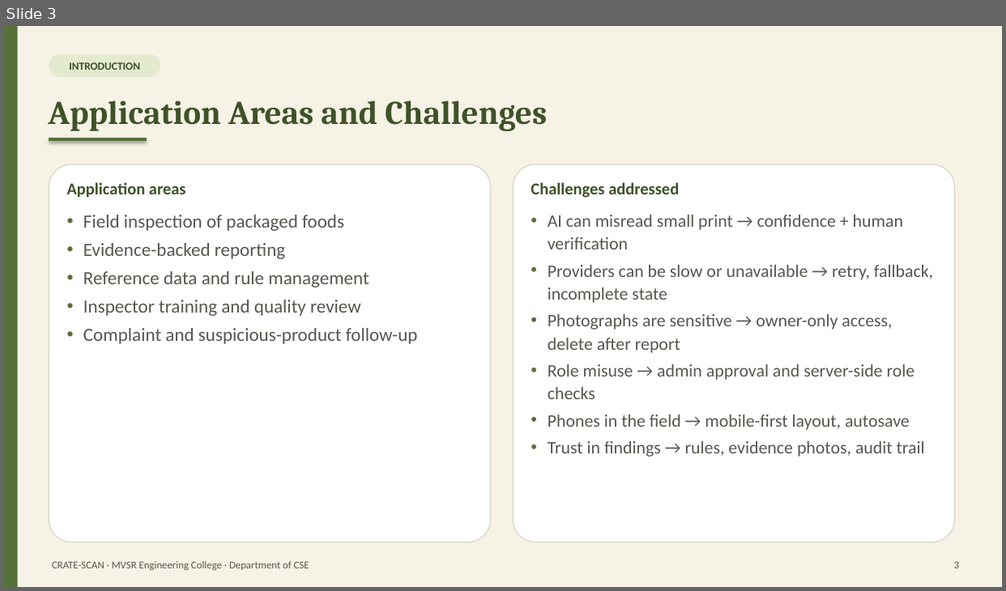
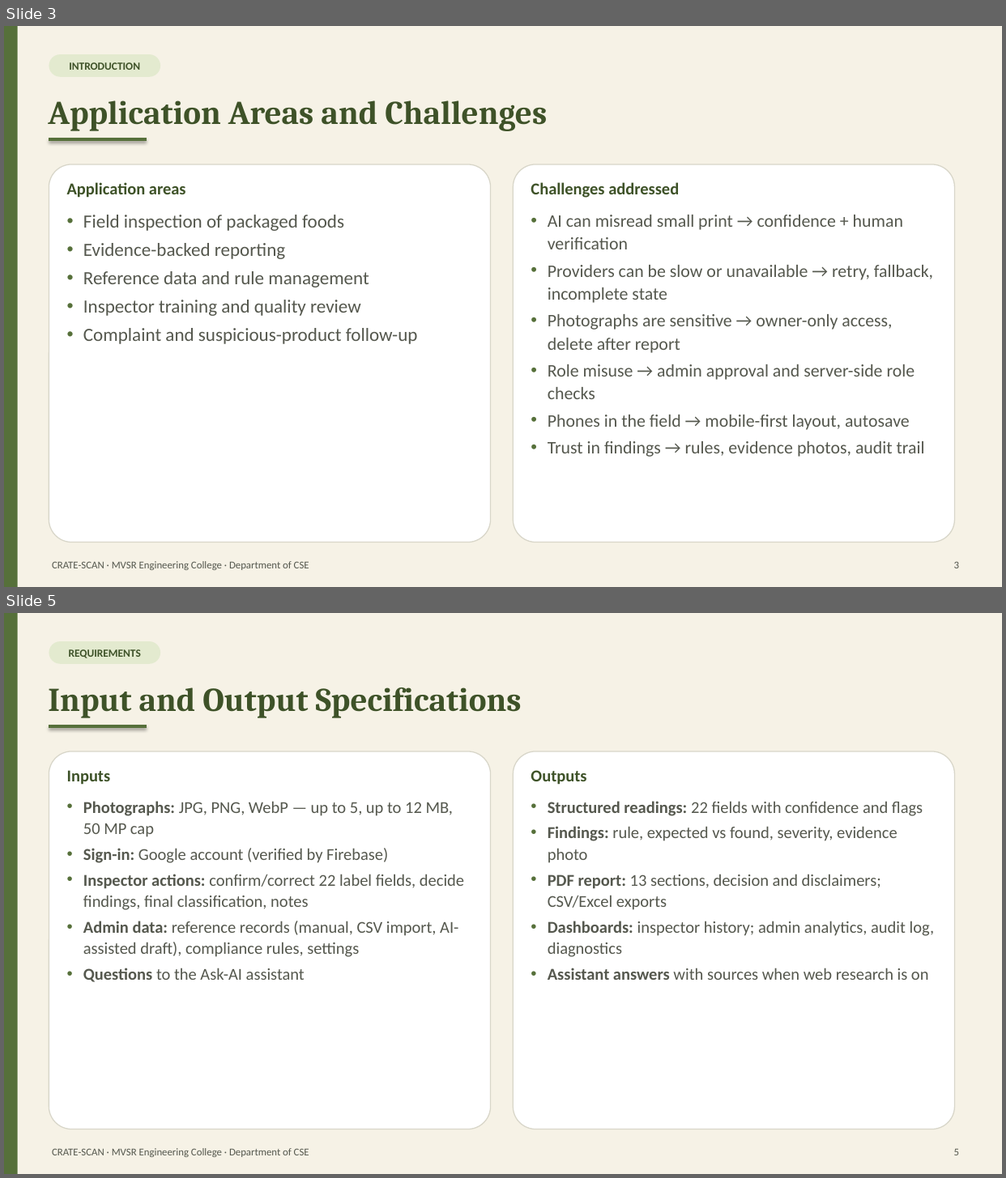
Before and after one commit to DubbakaSathwik/Food_inspection_toolkit, a slide deck: docs/report/CRATE-SCAN_Presentation.pptx. Shown one above the other, each under a label of ours: slide 3 before the commit, slides 3 and 5 after it; the slides between them are not shown. The pictures are 1006x591 and 1006x1178 pixels, drawn with LibreOffice and Linux fonts; fonts in the diff are those of the drawing. Boxes give left, top, right and bottom in pixels: in the first picture for what was removed or moved away, otherwise in the second. Text is boxed around its words. In the diff, an @@ line names an element or a change of style, - is before the commit and + after.

```diff
--- a/docs/report/CRATE-SCAN_Presentation.pptx
+++ b/docs/report/CRATE-SCAN_Presentation.pptx
@@ slide 5 added at box(4, 613, 1002, 1174), background #F6F2E6 @@
@@ rectangle added at box(4, 613, 18, 1174), fill #56703A @@
@@ rounded rectangle added at box(49, 641, 160, 664), fill #E3EACF, 10.5 pt, text #3E5228, bold @@
+REQUIREMENTS
@@ text added at box(48, 688, 522, 718), 32 pt, text #3E5228, bold @@
+Input and Output Specifications
@@ line added from (49, 726) to (147, 726), #56703A 3 pt @@
@@ rounded rectangle added at box(49, 752, 491, 1130), fill #FFFFFF, outline #D8D6C9 1 pt @@
@@ rounded rectangle added at box(513, 752, 955, 1130), fill #FFFFFF, outline #D8D6C9 1 pt @@
@@ text added at box(67, 770, 111, 785), 16 pt, text #3E5228, bold @@
+Inputs
@@ text added at box(530, 770, 586, 785), 16 pt, text #3E5228, bold @@
+Outputs
@@ text added at box(83, 801, 464, 982), 16 pt, text #55584E @@
+• Photographs: JPG, PNG, WebP — up to 5, up to 12 MB, 50 MP cap
+• Sign-in: Google account (verified by Firebase)
+• Inspector actions: confirm/correct 22 label fields, decide findings, final classification, notes
+• Admin data: reference records (manual, CSV import, AI-assisted draft), compliance rules, settings
+• Questions to the Ask-AI assistant
@@ text added at box(548, 801, 934, 980), 16 pt, text #55584E @@
+• Structured readings: 22 fields with confidence and flags
+• Findings: rule, expected vs found, severity, evidence photo
+• PDF report: 13 sections, decision and disclaimers; CSV/Excel exports
+• Dashboards: inspector history; admin analytics, audit log, diagnostics
+• Assistant answers with sources when web research is on
@@ text added at box(52, 1148, 309, 1157), 10 pt, text #55584E @@
+CRATE-SCAN · MVSR Engineering College · Department of CSE
@@ text added at box(954, 1149, 959, 1156), 10 pt, text #55584E @@
+5
```
Also in this commit, not shown: 1 slide changed, 12 other slides added, 6 slides removed, 2 other files.
